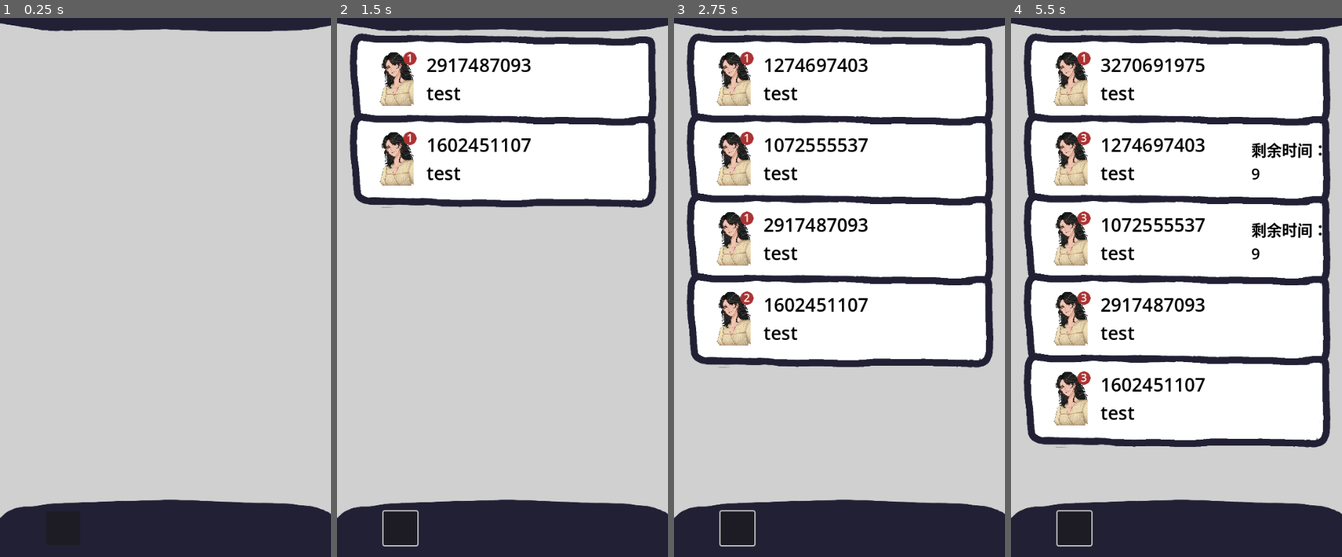
Above: before the commit, frames 1-4 (left to right).
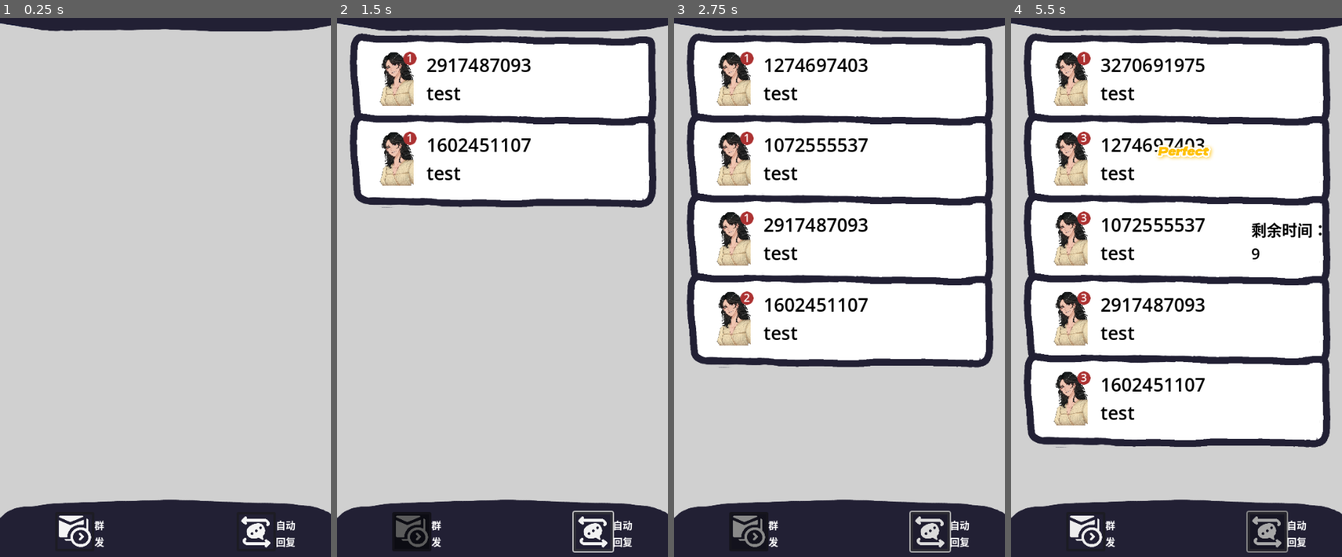
Above: after the commit, the same moments.

Repository: zhitian111/chat-bubble
Game: Godot game, scene res://inf_mode/inf_mode_chat_board.tscn
The game is run twice, just before and just after one commit, with the same random seed, the same clock (stepped at 60 frames per second) and the same inputs. This scene is started directly instead of the project's main scene. The engine's default icon, where the game draws it, is replaced by a stand-in: a white triangle on a blue panel in a dark square.
Inputs (mouse positions are in pixels of both pictures, inside the frame that each line leads up to; where the layout moved, square brackets give the same spot in the first picture):
- Up to frame 1 (0.25 s): no input
- Up to frame 2 (1.5 s): click (413, 530) [399, 530] at 0.5 s; click (591, 530) at 1.25 s, where only the run after the commit has a clickable "剩余:"
- Up to frame 3 (2.75 s): click (928, 530) at 2 s, where only the run after the commit has a clickable "剩余: 9 秒"
- Up to frame 4 (5.5 s): click (1265, 530) at 2.75 s, where only the run after the commit has a clickable "剩余: 8 秒"; click (1265, 530) at 3.5 s, where only the run after the commit has a clickable "剩余: 7 秒"; click (1087, 530) [1073, 530] at 4.25 s; click (1265, 530) at 5 s, where only the run after the commit has a clickable "剩余: 6 秒"

The runs differ from the first frame. In frame 1, 0.8% of the frame differs, in the area x 17-90%, y 92-99%; in frame 2, 1.3%; in frame 3, 1.0%; in frame 4, 1.8%, in the area x 13-94%, y 23-100%.

Commit message:
inf_mode_auto_mailing

Diff:
--- a/chat/chat.gd
+++ b/chat/chat.gd
@@ -85,6 +85,7 @@
 func end_choosing():
 	done = true
 	timer.paused = true
+	chosen_mark = true
 
 	chosen.emit()
 	if timer.time_left * 1.0 < 1.0/3.0*time_length:
--- /dev/null
+++ b/inf_mode/auto_mailing.gd
@@ -0,0 +1,41 @@
+extends Button
+
+var working:bool = false
+var cding:bool = false
+
+var working_time_length:float = 10.0
+var cd_time_length:float = 5.0
+
+func _ready() -> void:
+	$Timer.wait_time = working_time_length
+	$cd_timer.wait_time = cd_time_length
+	$time.visible = false
+
+func _on_pressed() -> void:
+	if working:
+		return
+	if cding:
+		return
+	$Timer.start()
+	$recording.start()
+	working = true
+	pass
+func _process(delta: float) -> void:
+	if working:
+		$time.text = "剩余:\n" + str(int($Timer.time_left)) + "\n秒"
+		self.self_modulate += (Color(0.251, 0.251, 0.251) - Color(1,1,1,1))/working_time_length * delta
+	if cding:
+		self.self_modulate += (Color(1,1,1,1) - Color(0.251, 0.251, 0.251))/cd_time_length * delta
+
+func _on_timer_timeout() -> void:
+	$recording.stop()
+	cding = true
+	working = false
+	self_modulate = Color(0.251, 0.251, 0.251)
+	$Timer.stop()
+	$cd_timer.start()
+
+func _on_cd_timer_timeout() -> void:
+	$cd_timer.stop()
+	cding = false
+	pass # Replace with function body.
--- a/inf_mode/inf_mode_chat_board.gd
+++ b/inf_mode/inf_mode_chat_board.gd
@@ -66,7 +66,7 @@
 func _on_time_end(sender:Node):
 	for key in chats.keys():
 		if chats[key] == sender:
-			chats[key].set_message("你已被拉黑")
+			chats[key].set_message("你已被移出群聊")
 	var m=miss.instantiate()
 	get_tree().current_scene.add_child(m)
 
@@ -100,3 +100,17 @@
 	node.position = Vector2(270,100)
 	node.start()
 	pass
+
+
+
+func _on_recording_timeout() -> void:
+	for i in vbox.get_children():
+		if !chat_objs[i.chat_name.text].start_choosing_mark:
+			continue
+		if chat_objs[i.chat_name.text].chosen_mark:
+			continue
+		if chat_objs[i.chat_name.text].camera.is_current():
+			continue
+		chat_objs[i.chat_name.text].script_chosen.connect(_on_script_chosen)
+		chat_objs[i.chat_name.text].script_end_choosing()
+		break
--- a/inf_mode/inf_mode_chat_board.tscn
+++ b/inf_mode/inf_mode_chat_board.tscn
@@ -1,9 +1,13 @@
-[gd_scene load_steps=6 format=3 uid="uid://clj5183xngyuf"]
+[gd_scene load_steps=10 format=3 uid="uid://clj5183xngyuf"]
 
 [ext_resource type="Script" path="res://inf_mode/inf_mode_chat_board.gd" id="1_y7vlg"]
 [ext_resource type="Texture2D" uid="uid://sn53n2kcr5uw" path="res://assets/menu/menu_top.png" id="2_c00ie"]
 [ext_resource type="Texture2D" uid="uid://ci1jympqhobx" path="res://assets/menu/menu_bottom.png" id="3_c8imd"]
 [ext_resource type="Script" path="res://inf_mode/inf_characters.gd" id="4_xa7pj"]
+[ext_resource type="Texture2D" uid="uid://hxwftcm3kfmr" path="res://assets/skill/group_message.png" id="5_5vn5r"]
+[ext_resource type="Script" path="res://inf_mode/mass_mailing.gd" id="6_gmw02"]
+[ext_resource type="Texture2D" uid="uid://bj5xxisebypy" path="res://assets/skill/auto_reply.png" id="6_riuin"]
+[ext_resource type="Script" path="res://inf_mode/auto_mailing.gd" id="7_f8lel"]
 
 [sub_resource type="LabelSettings" id="LabelSettings_tow6j"]
 font_size = 40
@@ -75,10 +79,67 @@
 
 [node name="mass_mailing" type="Button" parent="."]
 layout_mode = 0
-offset_left = 76.0
-offset_top = 881.0
-offset_right = 131.0
-offset_bottom = 936.0
+offset_left = 90.0
+offset_top = 882.0
+offset_right = 154.0
+offset_bottom = 946.0
+icon = ExtResource("5_5vn5r")
+expand_icon = true
+script = ExtResource("6_gmw02")
+
+[node name="introduce" type="Label" parent="mass_mailing"]
+layout_mode = 0
+offset_left = 64.0
+offset_top = 9.0
+offset_right = 104.0
+offset_bottom = 56.0
+text = "群
+发"
+
+[node name="cd_timer" type="Timer" parent="mass_mailing"]
+
+[node name="Timer" type="Timer" parent="mass_mailing"]
+wait_time = 30.0
+
+[node name="auto_mailing" type="Button" parent="."]
+layout_mode = 0
+offset_left = 386.0
+offset_top = 882.0
+offset_right = 450.0
+offset_bottom = 946.0
+icon = ExtResource("6_riuin")
+expand_icon = true
+script = ExtResource("7_f8lel")
+
+[node name="Timer" type="Timer" parent="auto_mailing"]
+wait_time = 30.0
+
+[node name="time" type="Label" parent="auto_mailing"]
+layout_mode = 0
+offset_left = -47.0
+offset_right = -7.0
+offset_bottom = 74.0
+text = "剩余:
+"
+
+[node name="introduce" type="Label" parent="auto_mailing"]
+offset_left = 64.0
+offset_top = 9.0
+offset_right = 104.0
+offset_bottom = 56.0
+text = "自动
+回复"
+
+[node name="cd_timer" type="Timer" parent="auto_mailing"]
+
+[node name="recording" type="Timer" parent="auto_mailing"]
 
 [connection signal="timeout" from="Timer" to="characters" method="_on_timer_timeout"]
 [connection signal="pressed" from="mass_mailing" to="." method="_on_mass_mailing_pressed"]
+[connection signal="pressed" from="mass_mailing" to="mass_mailing" method="_on_pressed"]
+[connection signal="timeout" from="mass_mailing/cd_timer" to="mass_mailing" method="_on_cd_timer_timeout"]
+[connection signal="timeout" from="mass_mailing/Timer" to="mass_mailing" method="_on_timer_timeout"]
+[connection signal="pressed" from="auto_mailing" to="auto_mailing" method="_on_pressed"]
+[connection signal="timeout" from="auto_mailing/Timer" to="auto_mailing" method="_on_timer_timeout"]
+[connection signal="timeout" from="auto_mailing/cd_timer" to="auto_mailing" method="_on_cd_timer_timeout"]
+[connection signal="timeout" from="auto_mailing/recording" to="." method="_on_recording_timeout"]
--- /dev/null
+++ b/inf_mode/mass_mailing.gd
@@ -0,0 +1,39 @@
+extends Button
+
+var working:bool = false
+var cding:bool = false
+
+var working_time_length:float = 0.1
+var cd_time_length:float = 5.0
+
+func _ready() -> void:
+	$Timer.wait_time = working_time_length
+	$cd_timer.wait_time = cd_time_length
+	# $time.visible = false
+
+func _on_pressed() -> void:
+	if working:
+		return
+	if cding:
+		return
+	$Timer.start()
+	working = true
+	pass
+func _process(delta: float) -> void:
+	if working:
+		# $time.text = "剩余:\n" + str(int($Timer.time_left)) + "\n秒"
+		self.self_modulate += (Color(0.251, 0.251, 0.251) - Color(1,1,1,1))/working_time_length * delta
+	if cding:
+		self.self_modulate += (Color(1,1,1,1) - Color(0.251, 0.251, 0.251))/cd_time_length * delta
+
+func _on_timer_timeout() -> void:
+	cding = true
+	working = false
+	self_modulate = Color(0.251, 0.251, 0.251)
+	$Timer.stop()
+	$cd_timer.start()
+
+func _on_cd_timer_timeout() -> void:
+	$cd_timer.stop()
+	cding = false
+	pass # Replace with function body.
Binary file added: assets/skill/auto_reply.png
Not shown, added: assets/skill/auto_reply.png.import
Binary file added: assets/skill/group_message.png
Not shown, added: assets/skill/group_message.png.import
